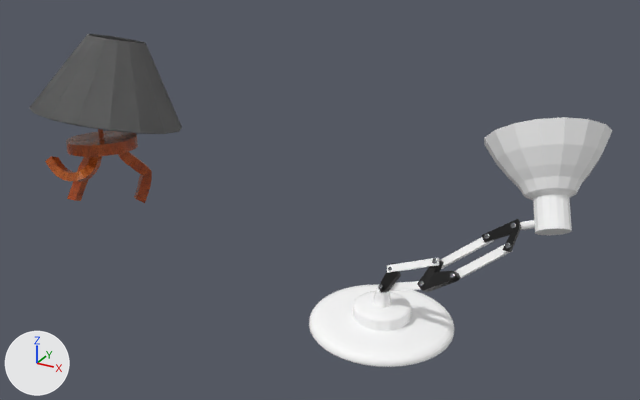
Before and after pictures for a commit that changed the Blender file props/Scene14_43-46sec/Poussage.blend.
Camera for both pictures: a 50 mm camera at (7.3, -16.57, 15.02) aimed at (-2.71, 1.63, 5.92). The lights are fixed; the arrows at lower left show +X, +Y and +Z. Both versions are drawn at frame 155 of the action 'Pied3Action.001'; the numbers are the values there.
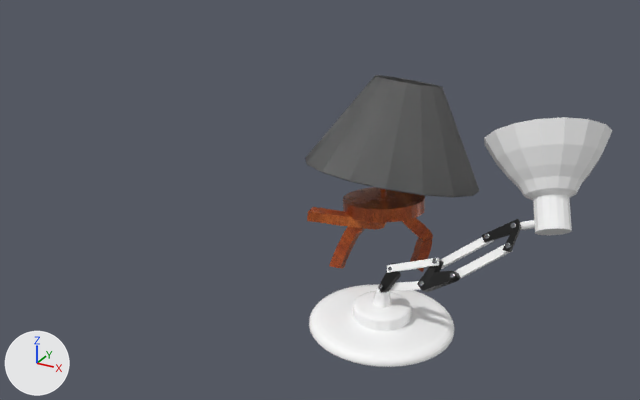
Changed parts and their boxes [x1, y1, x2, y2] in the pictures (640 x 400 px):
'hoooooooooooo.001', moved (not visible before): after [305, 75, 479, 197]
'hoooooooooooo', moved (not visible afterwards): before [30, 34, 182, 134]
'Cylinder.005', moved: before [66, 131, 138, 157]; after [343, 187, 425, 223]
'Cube.002', reshaped, moved: before [45, 156, 102, 182]; after [307, 207, 387, 230]
'Cube.003', moved: before [118, 152, 152, 203]; after [401, 218, 433, 272]
'Cube.001', moved: before [67, 157, 90, 201]; after [329, 227, 365, 268]
'Plane.002', moved: before [98, 129, 104, 138]; after [380, 188, 386, 198]

Edits to the bpy script that builds the scene:
```text
Change me_cube_010:
    used by ob_cube_002; location = (-9.94, 1.11, 4.92); rotation_euler = (0.125, 0.0597, -2.764), in degrees (7.2, 3.4, -158); scale = (1.13, 1.13, 1.13)
    remove me_cube_010.from_pydata(...)  # 52 vertices, 50 faces; spans x -0.118..1.099, y -0.544..0.333, z 0.226..0.946
    add me_cube_010.from_pydata(...)  # 52 vertices, 50 faces; spans x -0.123..1.625, y -0.556..-0.2, z 0.567..1.062
    me_cube_010 part 1: 52 of 52 vertices moved; they spanned x -0.118..1.099, y -0.544..0.333, z 0.226..0.946 and now span x -0.123..1.625, y -0.556..-0.2, z 0.567..1.062; mean shift (0.307, -0.374, 0.255); largest move (0.843, -0.028, 0.853) -> (1.519, -0.528, 1.062)
Change ob_cube_001:
    ob_cube_001.location: (-11.2, 2.17, 4.69) -> (-1.97, 2.17, 4.69)
Change ob_cube_002:
    ob_cube_002.location: (-9.94, 1.11, 4.92) -> (-0.71, 1.11, 4.92)
Change ob_cube_003:
    ob_cube_003.location: (-9.69, 2.83, 4.78) -> (-0.45, 2.83, 4.78)
Change ob_cylinder_005:
    ob_cylinder_005.location: (-10.39, 2.14, 5.94) -> (-1.16, 2.14, 5.94)
Change ob_hoooooooooooo:
    ob_hoooooooooooo.location: (-10.22, 3.01, 8.93) -> (-0.98, 3.01, 8.93)
Change ob_plane_002:
    ob_plane_002.location: (-10.85, 2.19, 7.44) -> (-1.61, 2.19, 7.44)
Change ob_hoooooooooooo_001:
    ob_hoooooooooooo_001.location: (-10.22, 3.01, 8.93) -> (-0.98, 3.01, 8.93)
```
